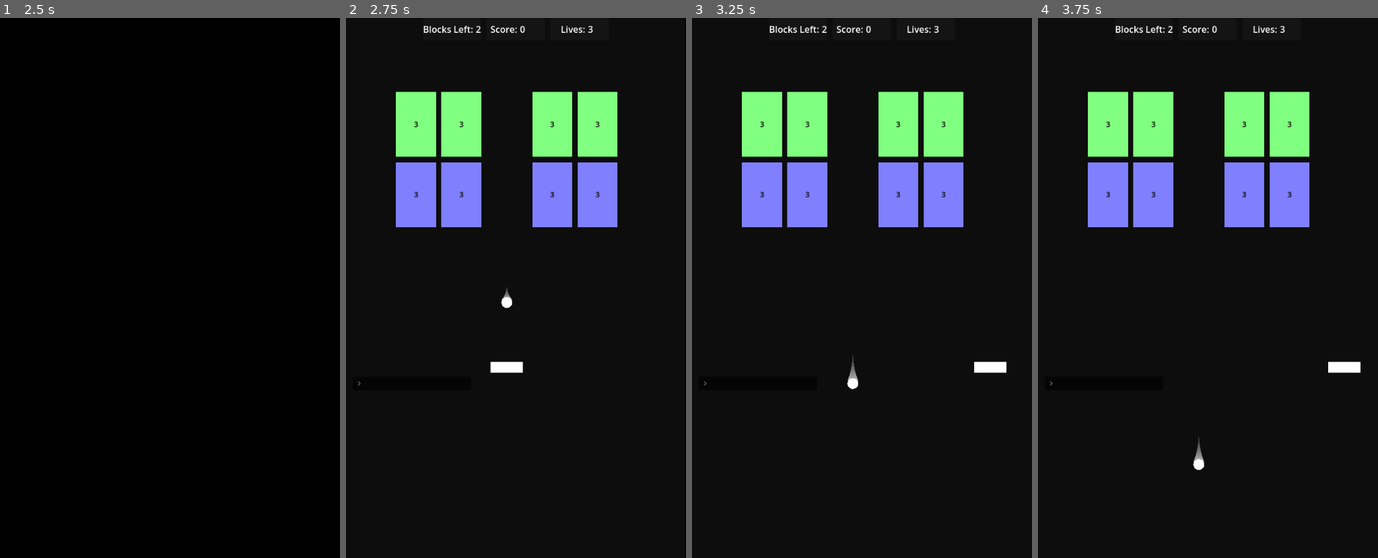
Above: before the commit, frames 1-4 (left to right).
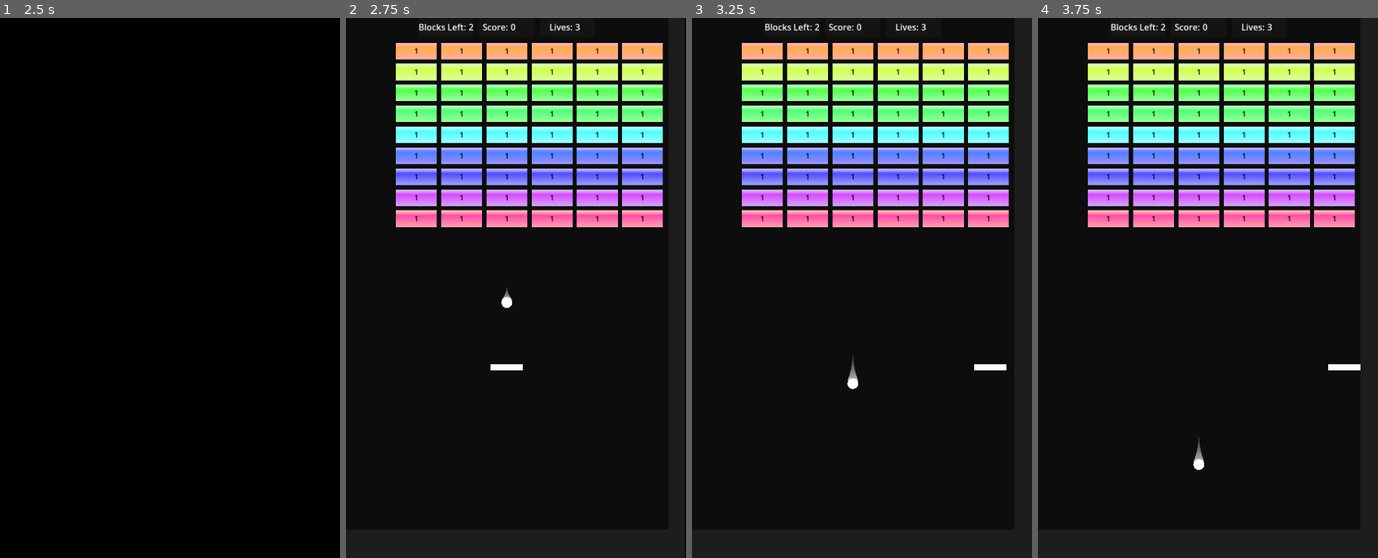
Above: after the commit, the same moments.

Repository: ProudFridge/Breakout
Game: Godot game, scene res://scenes/main_menu/main_menu.tscn
Same seed, same stepped clock (60 frames per second), same inputs: the game is played once before the commit and once after it. Sound files missing from this copy of the repository are replaced by a short silence.
Inputs (mouse positions are in pixels of both pictures, inside the frame that each line leads up to):
- Up to frame 1 (2.5 s): click "nothing" at 0.5 s; click "nothing" at 1.25 s; click "Start" at 2 s
- Up to frame 2 (2.75 s): no input
- Up to frame 3 (3.25 s): tap Enter at 2.75 s; move the mouse to (936, 261) at 2.77 s; hold D (move_right) from 2.78 s (still down); tap Shift (dash) at 2.85 s; click (936, 261) at 2.92 s
- Up to frame 4 (3.75 s): move the mouse to (1140, 315) at 3.52 s; release D (move_right) at 3.53 s; hold Down from 3.53 s (still down); tap Alt at 3.6 s

Frame 1 is identical in both runs. In frame 2, 21% of the frame differs, in the area x 3-94%, y 1-69%; in frame 3, 21%; in frame 4, 21%.

Commit message:
Add shader to blocks

Diff:
--- a/levels.json
+++ b/levels.json
@@ -1,13 +1,5 @@
 [
 	[
-		{
-			"title": "test",
-			"blockGrid": [
-				["0","0","0","0","0","0","0"],
-				["0","1","1","0","1","1","0"],
-				["0","1","1","0","1","1","0"]
-			]
-		},
 		{
 			"title": "original",
 			"blockGrid": [
@@ -21,6 +13,15 @@
 				["0","1","1","1","1","1","1"],
 				["0","1","1","1","1","1","1"],
 				["0","1","1","1","1","1","1"]
+			]
+		},
+		{
+			"title": "test",
+			"blockGrid": [
+				["0","0","0","0","0","0","0"],
+				["0","1","1","0","1","1","0"],
+				["0","1","1","0","1","1","0"],
+				["0","0","0","0","0","0","0"]
 			]
 		}
 	],
@@ -40,5 +41,39 @@
 				["0","1","1","1","1","1","0"]
 			]
 		}
+	],
+	[
+		{
+			"title": "level3",
+			"blockGrid": [
+				["0","0","0","0","0","0","0"],
+				["0","1","1","1","1","1","0"],
+				["0","1","1","0","1","1","0"],
+				["0","1","1","0","1","1","0"],
+				["0","1","1","0","1","1","0"],
+				["0","1","0","0","0","1","0"],
+				["0","1","1","0","1","1","0"],
+				["0","1","1","0","1","1","0"],
+				["0","1","1","0","1","1","0"],
+				["0","1","1","1","1","1","0"]
+			]
+		}
+	],
+	[
+		{
+			"title": "level4",
+			"blockGrid": [
+				["0","0","0","0","0","0","0","0","0","0","0","0","0","0"],
+				["0","1","1","1","1","1","0","0","0","0","0","0","0","0"],
+				["0","1","1","0","1","1","0","0","0","0","0","0","0","0"],
+				["0","1","1","0","1","1","0","0","0","0","0","0","0","0"],
+				["0","1","1","0","1","1","0","0","0","0","0","0","0","0"],
+				["0","1","0","0","0","1","0","0","0","0","0","0","0","0"],
+				["0","1","1","0","1","1","0","0","0","0","0","0","0","0"],
+				["0","1","1","0","1","1","0","0","0","0","0","0","0","0"],
+				["0","1","1","0","1","1","0","0","0","0","0","0","0","0"],
+				["0","1","1","1","1","1","0","0","0","0","0","0","0","0"]
+			]
+		}
 	]
 ]
--- a/scenes/arena/arena.tscn
+++ b/scenes/arena/arena.tscn
@@ -38,6 +38,7 @@
 
 [node name="CanvasLayer" type="CanvasLayer" parent="." unique_id=1736970156]
 layer = -1
+follow_viewport_enabled = true
 
 [node name="UI" type="Control" parent="CanvasLayer" unique_id=1429491807 node_paths=PackedStringArray("blockManager", "gameManager", "grid_utility")]
 layout_mode = 3
@@ -171,6 +172,7 @@
 gameManager = NodePath("../../../../../../../GameManager")
 
 [node name="GridUtility" parent="CanvasLayer/UI" unique_id=1717053236 node_paths=PackedStringArray("blockManager") instance=ExtResource("7_xgbxb")]
+visible = false
 layout_mode = 1
 offset_left = 12.0
 offset_top = 631.0
--- a/scenes/arena/ui/ui.gd
+++ b/scenes/arena/ui/ui.gd
@@ -2,13 +2,18 @@
 
 @export var blockManager: BlockManager
 @export var gameManager: GameManager
+@export var grid_utility: GridUtility
 @onready var lost_screen: Panel = $LostScreen
 @onready var color_rect: ColorRect = $ColorRect
 var blockAmountX: int = 10
 var blockAmountY: int = 10
 
-@export var grid_utility: GridUtility
 
 func _ready() -> void:
-	color_rect.size = Global.windowSize
+	#color_rect.size = Global.windowSize
 	grid_utility.blockAreaSize = gameManager.blockAreaSize
+	gameManager.level_lost.connect(_on_game_manager_level_lost)
+
+
+func _on_game_manager_level_lost() -> void:
+	lost_screen.visible = true
--- a/scenes/ball/ball.tscn
+++ b/scenes/ball/ball.tscn
@@ -42,7 +42,6 @@
 z_index = 1
 motion_mode = 1
 script = ExtResource("1_oqv3d")
-isPiercing = true
 
 [node name="TrailComponent" parent="." unique_id=1230096798 instance=ExtResource("3_stoaj")]
 pointLimit = 8
--- a/scenes/block/block.gd
+++ b/scenes/block/block.gd
@@ -9,11 +9,13 @@
 
 var effectTime: float = 0.2
 var effectScale: Vector2 = Vector2(0.7, 0.7)
+var blockSize: Vector2 = Vector2(45, 15)
 
 @onready var label: Label = $Label
 @onready var mesh: MeshInstance2D = $MeshInstance2D
 
 func _ready() -> void:
+	(mesh.material as ShaderMaterial).set_shader_parameter("blockSize", blockSize)
 	mesh.modulate = initialColor
 	initialHealth = health
 	#BlockManager.add_block(self)
@@ -33,6 +35,7 @@
 
 # Sets the block's size
 func set_size(newSize: Vector2) -> void:
+	blockSize = newSize
 	$CollisionShape2D.shape.size = newSize
 	$MeshInstance2D.mesh.size = newSize
 
@@ -49,7 +52,7 @@
 
 func apply_hit_effects() -> void:
 	mesh.scale = effectScale
-	mesh.rotation = randf_range(-0.8, 0.8)
+	mesh.rotation = randf_range(-0.4, 0.4)
 
 	var tween: Tween = get_tree().create_tween()
 	tween.tween_property(mesh, "scale", Vector2(1,1), effectTime).set_trans(Tween.TRANS_EXPO).set_ease(Tween.EASE_OUT)
--- /dev/null
+++ b/scenes/block/block.tres
@@ -0,0 +1,34 @@
+[gd_resource type="VisualShader" format=3 uid="uid://cdp6nu7yi7q16"]
+
+[sub_resource type="VisualShaderNodeInput" id="VisualShaderNodeInput_4on6v"]
+input_name = "color"
+
+[sub_resource type="Gradient" id="Gradient_3r1py"]
+offsets = PackedFloat32Array(0, 0.8712121, 1)
+colors = PackedColorArray(0.6052743, 0.6052743, 0.6052743, 1, 0.11858135, 0.11858139, 0.11858138, 1, 1, 1, 1, 1)
+
+[sub_resource type="GradientTexture2D" id="GradientTexture2D_rfxuc"]
+gradient = SubResource("Gradient_3r1py")
+fill_to = Vector2(0, 1)
+
+[sub_resource type="VisualShaderNodeTexture" id="VisualShaderNodeTexture_pqw26"]
+texture = SubResource("GradientTexture2D_rfxuc")
+texture_type = 1
+
+[sub_resource type="VisualShaderNodeVectorOp" id="VisualShaderNodeVectorOp_3r1py"]
+default_input_values = [0, Quaternion(0, 0, 0, 0), 1, Quaternion(0, 0, 0, 0)]
+op_type = 2
+operator = 6
+
+[resource]
+mode = 1
+flags/light_only = false
+nodes/vertex/0/position = Vector2(540, 140)
+nodes/fragment/0/position = Vector2(500, 140)
+nodes/fragment/4/node = SubResource("VisualShaderNodeInput_4on6v")
+nodes/fragment/4/position = Vector2(-140, 580)
+nodes/fragment/5/node = SubResource("VisualShaderNodeTexture_pqw26")
+nodes/fragment/5/position = Vector2(-40, 260)
+nodes/fragment/6/node = SubResource("VisualShaderNodeVectorOp_3r1py")
+nodes/fragment/6/position = Vector2(300, 460)
+nodes/fragment/connections = PackedInt32Array(5, 0, 6, 0, 4, 0, 6, 1, 6, 0, 0, 0)
--- a/scenes/block/block.tscn
+++ b/scenes/block/block.tscn
@@ -1,11 +1,26 @@
 [gd_scene format=3 uid="uid://csx6j305eareb"]
 
 [ext_resource type="Script" uid="uid://nfq5jd1ec32a" path="res://scenes/block/block.gd" id="1_c27ow"]
+[ext_resource type="Shader" uid="uid://c5sm1o3plmmgj" path="res://shaders/block.gdshader" id="2_vpped"]
 
 [sub_resource type="RectangleShape2D" id="RectangleShape2D_yksjm"]
-size = Vector2(40, 15)
+size = Vector2(45, 15)
+
+[sub_resource type="Gradient" id="Gradient_c27ow"]
+offsets = PackedFloat32Array(0.004464286, 0.08035714, 0.29910713, 1)
+colors = PackedColorArray(0.66656864, 0.6665687, 0.66656864, 1, 0.71629757, 0.71629584, 0.71629614, 1, 0.29586664, 0.29586646, 0.29586664, 1, 0.6296749, 0.62967485, 0.6296742, 1)
+
+[sub_resource type="GradientTexture2D" id="GradientTexture2D_2m7xh"]
+gradient = SubResource("Gradient_c27ow")
+fill_from = Vector2(1, 1)
+
+[sub_resource type="ShaderMaterial" id="ShaderMaterial_vpped"]
+shader = ExtResource("2_vpped")
+shader_parameter/gradientTexture = SubResource("GradientTexture2D_2m7xh")
 
 [sub_resource type="ShaderMaterial" id="ShaderMaterial_66klm"]
+shader = ExtResource("2_vpped")
+shader_parameter/gradientTexture = SubResource("GradientTexture2D_2m7xh")
 
 [sub_resource type="QuadMesh" id="QuadMesh_c27ow"]
 material = SubResource("ShaderMaterial_66klm")
@@ -20,12 +35,14 @@
 [node name="Block" type="CharacterBody2D" unique_id=1082513130]
 motion_mode = 1
 script = ExtResource("1_c27ow")
-health = 3.0
+health = 1.0
 
 [node name="CollisionShape2D" type="CollisionShape2D" parent="." unique_id=225417575]
 shape = SubResource("RectangleShape2D_yksjm")
 
 [node name="MeshInstance2D" type="MeshInstance2D" parent="." unique_id=317730714]
+modulate = Color(0.90666217, 0.39643365, 0.54687977, 1)
+material = SubResource("ShaderMaterial_vpped")
 mesh = SubResource("QuadMesh_c27ow")
 
 [node name="Label" type="Label" parent="." unique_id=732255590]
--- /dev/null
+++ b/scenes/level_selection_menu/level_selection_menu.tscn
@@ -0,0 +1,86 @@
+[gd_scene format=3 uid="uid://crdv7dpsqtyqw"]
+
+[node name="LevelSelectionMenu" type="Control" unique_id=1411578087]
+layout_mode = 3
+anchors_preset = 15
+anchor_right = 1.0
+anchor_bottom = 1.0
+grow_horizontal = 2
+grow_vertical = 2
+
+[node name="ColorRect" type="ColorRect" parent="." unique_id=1118911536]
+layout_mode = 1
+anchors_preset = 15
+anchor_right = 1.0
+anchor_bottom = 1.0
+grow_horizontal = 2
+grow_vertical = 2
+color = Color(0.021745175, 0.084314264, 0.149899, 1)
+
+[node name="MarginContainer" type="MarginContainer" parent="." unique_id=30399325]
+layout_mode = 1
+anchors_preset = 15
+anchor_right = 1.0
+anchor_bottom = 1.0
+grow_horizontal = 2
+grow_vertical = 2
+theme_override_constants/margin_left = 60
+theme_override_constants/margin_top = 60
+theme_override_constants/margin_right = 60
+theme_override_constants/margin_bottom = 60
+
+[node name="GridContainer" type="GridContainer" parent="MarginContainer" unique_id=1188860350]
+layout_mode = 2
+theme_override_constants/h_separation = 20
+theme_override_constants/v_separation = 20
+columns = 2
+
+[node name="Button" type="Button" parent="MarginContainer/GridContainer" unique_id=1518072044]
+layout_mode = 2
+size_flags_horizontal = 3
+size_flags_vertical = 3
+
+[node name="Button2" type="Button" parent="MarginContainer/GridContainer" unique_id=780976811]
+layout_mode = 2
+size_flags_horizontal = 3
+size_flags_vertical = 3
+
+[node name="Button3" type="Button" parent="MarginContainer/GridContainer" unique_id=1926409447]
+layout_mode = 2
+size_flags_horizontal = 3
+size_flags_vertical = 3
+
+[node name="Button4" type="Button" parent="MarginContainer/GridContainer" unique_id=1988834775]
+layout_mode = 2
+size_flags_horizontal = 3
+size_flags_vertical = 3
+
+[node name="Button5" type="Button" parent="MarginContainer/GridContainer" unique_id=1765016554]
+layout_mode = 2
+size_flags_horizontal = 3
+size_flags_vertical = 3
+
+[node name="Button6" type="Button" parent="MarginContainer/GridContainer" unique_id=662331975]
+layout_mode = 2
+size_flags_horizontal = 3
+size_flags_vertical = 3
+
+[node name="Button7" type="Button" parent="MarginContainer/GridContainer" unique_id=977085699]
+layout_mode = 2
+size_flags_horizontal = 3
+size_flags_vertical = 3
+
+[node name="Button8" type="Button" parent="MarginContainer/GridContainer" unique_id=2049579445]
+layout_mode = 2
+size_flags_horizontal = 3
+size_flags_vertical = 3
+
+[node name="Button9" type="Button" parent="MarginContainer/GridContainer" unique_id=1462477963]
+layout_mode = 2
+size_flags_horizontal = 3
+size_flags_vertical = 3
+
+[node name="Button10" type="Button" parent="MarginContainer/GridContainer" unique_id=730423113]
+layout_mode = 2
+size_flags_horizontal = 3
+size_flags_vertical = 3
--- a/scenes/managers/block_manager/block_manager.gd
+++ b/scenes/managers/block_manager/block_manager.gd
@@ -3,7 +3,7 @@
 ## Used to instantiate a block grid
 
 @export var block_amount: Vector2i = Vector2i(3,2)
-@export var block_padding: Vector2 = Vector2(10, 10)
+@export var block_padding: Vector2 = Vector2(8, 8)
 @export var grid_padding: Vector2 = Vector2(10, 10)
 #@export var grid_area: Vector2
 @export var show_grid_area: bool = false
@@ -40,7 +40,7 @@
 				#if spawn_in_circle(row, column, blockAmountX, blockAmountY, 20):
 				if spawn_in_a_border(row, column, blockAmountX, blockAmountY, 5) or spawn_in_circle(row, column, blockAmountX, blockAmountY, 20):
 					# Make the blocks spawn in a rainbow
-					var color: Color = Color.from_hsv(lerp(0, 1, float(column) / blockAmountY),0.5,1,1)
+					var color: Color = Color.from_hsv(lerp(0, 1, float(column) / blockAmountY),0.8,1,1)
 					var bPosition: Vector2
 					bPosition.x = row * (blockPadding.x + blockSize.x) + gridPadding.x + blockSize.x / 2
 					bPosition.y = column * (blockPadding.y + blockSize.y) + gridPadding.y + blockSize.y / 2
--- a/scenes/managers/game_manager/game_manager.gd
+++ b/scenes/managers/game_manager/game_manager.gd
@@ -40,6 +40,7 @@
 	lives -= 1
 	if lives == 0:
 		level_lost.emit()
+		life_changed.emit(lives)
 		ball.freeze()
 	else:
 		life_changed.emit(lives)
--- a/scenes/paddle/paddle.tscn
+++ b/scenes/paddle/paddle.tscn
@@ -4,7 +4,7 @@
 [ext_resource type="PackedScene" uid="uid://dcf4uyw6i8nn6" path="res://scenes/components/dash_component/dash_component.tscn" id="2_2sa55"]
 
 [sub_resource type="RectangleShape2D" id="RectangleShape2D_eletc"]
-size = Vector2(60, 20)
+size = Vector2(60, 12)
 
 [sub_resource type="QuadMesh" id="QuadMesh_q5rgx"]
 
@@ -16,7 +16,7 @@
 shape = SubResource("RectangleShape2D_eletc")
 
 [node name="MeshInstance2D" type="MeshInstance2D" parent="." unique_id=1066922579]
-scale = Vector2(60, 20)
+scale = Vector2(60, 12)
 mesh = SubResource("QuadMesh_q5rgx")
 
 [node name="DashComponent" parent="." unique_id=688090852 instance=ExtResource("2_2sa55")]
--- /dev/null
+++ b/shaders/block.gdshader
@@ -0,0 +1,21 @@
+shader_type canvas_item;
+
+uniform sampler2D gradientTexture;
+//uniform vec2 blockSize = vec2(45, 15);
+//uniform float borderWidth = 1.0;
+
+void fragment() {
+	vec4 textColor = texture(gradientTexture, UV);
+	// Border doen'st work
+
+	//vec2 borderSize = 1.0 / blockSize * borderWidth;
+	//
+	//if (UV.x <= borderSize.x ||
+	 //UV.x >= 1.0 - borderSize.x||
+	 //UV.y <= borderSize.y ||
+	 //UV.y >= 1.0 - borderSize.y) {
+		//COLOR = COLOR;
+	//} else {
+	COLOR = max(COLOR, textColor);
+
+}
--- a/shaders/block_wip.gdshader
+++ /dev/null
@@ -1,14 +0,0 @@
-shader_type canvas_item;
-
-uniform sampler2D noise_texture;
-uniform float speed = 0.4;
-
-void fragment() {
-	// Called for every pixel the material is visible on.
-	COLOR = clamp(texture(noise_texture, mod(UV + TIME * speed, 1.0)) * COLOR, vec4(0.2,0.2,0.2,0.2) * COLOR,vec4(1,1,1,1));
-}
-
-//void light() {
-//	// Called for every pixel for every light affecting the CanvasItem.
-//	// Uncomment to replace the default light processing function with this one.
-//}
--- /dev/null
+++ b/shaders/transition.gdshader
@@ -0,0 +1,57 @@
+shader_type canvas_item;
+
+uniform vec4 base_color : source_color;
+uniform vec2 node_resolution;
+
+uniform float factor : hint_range(0.0, 1.0, 0.01) = 0.54;
+uniform float width = 0.4;
+
+group_uniforms gradient;
+uniform sampler2D gradient_texture;
+uniform bool gradient_fixed = false;
+
+group_uniforms shape;
+uniform sampler2D shape_texture;
+uniform float shape_tiling = 32.0;
+uniform float shape_rotation = 0.0;
+uniform vec2 shape_scroll = vec2(0.0);
+uniform float shape_feathering : hint_range(0.0, 1.0, 0.01) = 0.00;
+uniform float shape_treshold : hint_range(0.0, 2.0, 0.01) = 1.0;
+
+float gradient(vec2 uv, vec2 fixed_uv, bool fixed){
+	float value = 0.0;
+	if(fixed){
+		value = texture(gradient_texture, fixed_uv).r;
+	} else {
+		value = texture(gradient_texture, uv).r;
+	}
+	return value;
+}
+
+vec2 rotate(vec2 uv, vec2 pivot, float angle)
+{
+	mat2 rotation = mat2(vec2(sin(angle), -cos(angle)),
+						vec2(cos(angle), sin(angle)));
+	uv -= pivot;
+	uv = uv * rotation;
+	uv += pivot;
+	return uv;
+}
+
+void fragment() {
+	float progress = mix(-width, 1.0, factor);
+	float aspect = node_resolution.y / node_resolution.x;
+
+	vec2 aspect_uv = ((UV-vec2(0.0,0.5)) * vec2(1.0, aspect))+vec2(0.0,0.5);
+
+	float value = clamp((gradient(UV, aspect_uv, gradient_fixed) - progress) / (width), 0.0, 1.0);
+
+	vec2 tiled_uv = rotate(mod((aspect_uv + vec2(TIME)*shape_scroll) * shape_tiling, 1.0), vec2(0.5), radians(shape_rotation));
+	float shape_value = 1.0 - texture(shape_texture, tiled_uv).r;
+
+	shape_value = mix(shape_feathering * 0.5, 1.0 - shape_feathering * 0.5, shape_value);
+	float shaped_gradient = smoothstep(value - (shape_feathering * 0.5), value + (shape_feathering * 0.5), shape_treshold - shape_value);
+
+	COLOR.rgb = base_color.rgb;
+	COLOR.a = shaped_gradient;
+}
--- /dev/null
+++ b/test/color_rect.tscn
@@ -0,0 +1,43 @@
+[gd_scene format=3 uid="uid://03jlu8agiocl"]
+
+[ext_resource type="Shader" uid="uid://c1k5v82itkl84" path="res://shaders/transition.gdshader" id="1_viidn"]
+
+[sub_resource type="Gradient" id="Gradient_gel2r"]
+colors = PackedColorArray(1, 1, 1, 1, 0, 0, 0, 1)
+
+[sub_resource type="GradientTexture2D" id="GradientTexture2D_viidn"]
+gradient = SubResource("Gradient_gel2r")
+fill = 1
+fill_from = Vector2(0.52136755, 0.4871795)
+fill_to = Vector2(0, 0)
+
+[sub_resource type="FastNoiseLite" id="FastNoiseLite_gel2r"]
+noise_type = 2
+frequency = 0.0316
+
+[sub_resource type="NoiseTexture2D" id="NoiseTexture2D_viidn"]
+noise = SubResource("FastNoiseLite_gel2r")
+seamless = true
+
+[sub_resource type="ShaderMaterial" id="ShaderMaterial_0oif0"]
+shader = ExtResource("1_viidn")
+shader_parameter/base_color = Color(0, 0, 0, 1)
+shader_parameter/node_resolution = Vector2(2, 2)
+shader_parameter/factor = 0.6999999843536
+shader_parameter/width = 0.4
+shader_parameter/gradient_texture = SubResource("GradientTexture2D_viidn")
+shader_parameter/gradient_fixed = false
+shader_parameter/shape_texture = SubResource("NoiseTexture2D_viidn")
+shader_parameter/shape_tiling = 32.0
+shader_parameter/shape_rotation = 3.14
+shader_parameter/shape_scroll = Vector2(1, 1)
+shader_parameter/shape_feathering = 0.0
+shader_parameter/shape_treshold = 1.0
+
+[node name="ColorRect" type="ColorRect" unique_id=912924524]
+material = SubResource("ShaderMaterial_0oif0")
+anchors_preset = 15
+anchor_right = 1.0
+anchor_bottom = 1.0
+grow_horizontal = 2
+grow_vertical = 2
Renamed: shaders/block_wip.gdshader.uid -> shaders/block.gdshader.uid
Not shown, added: shaders/transition.gdshader.uid
